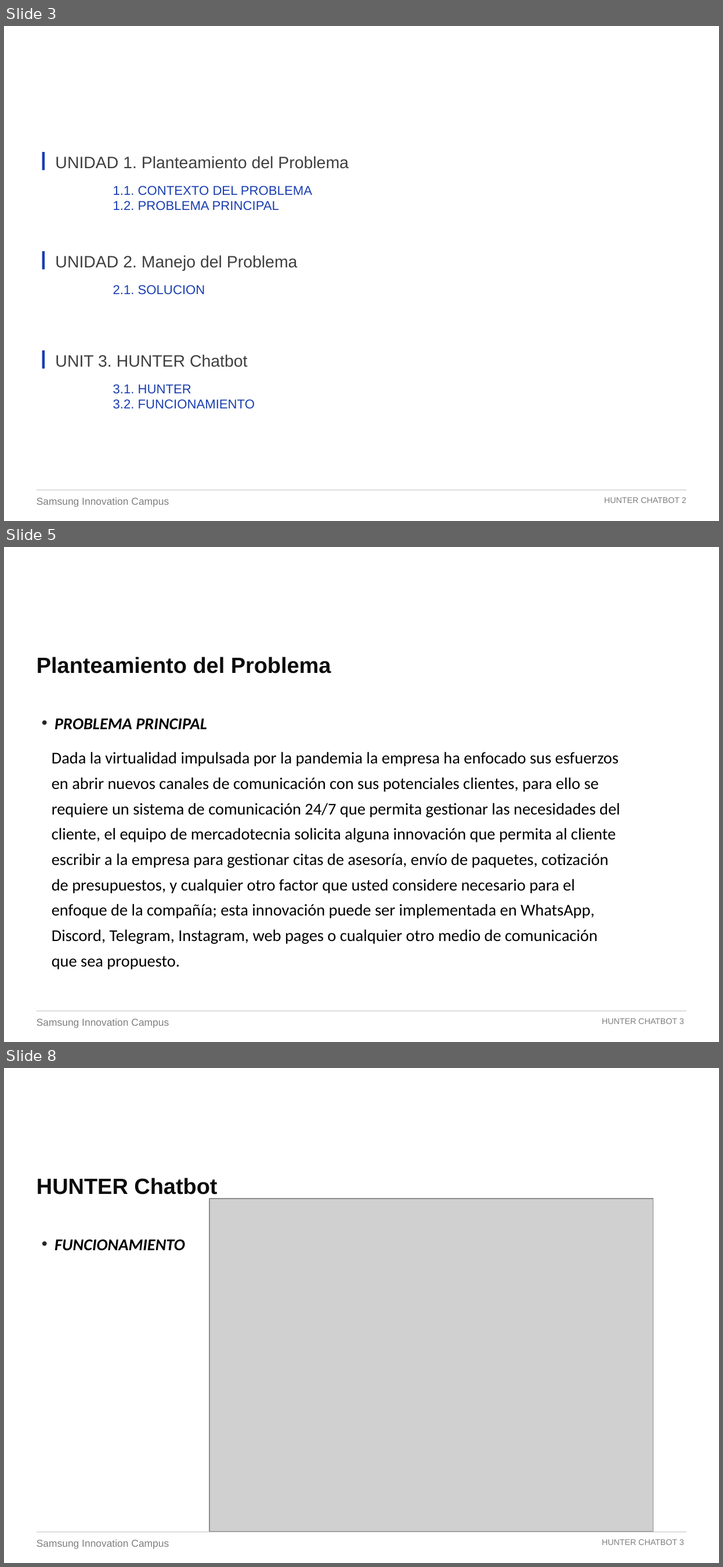
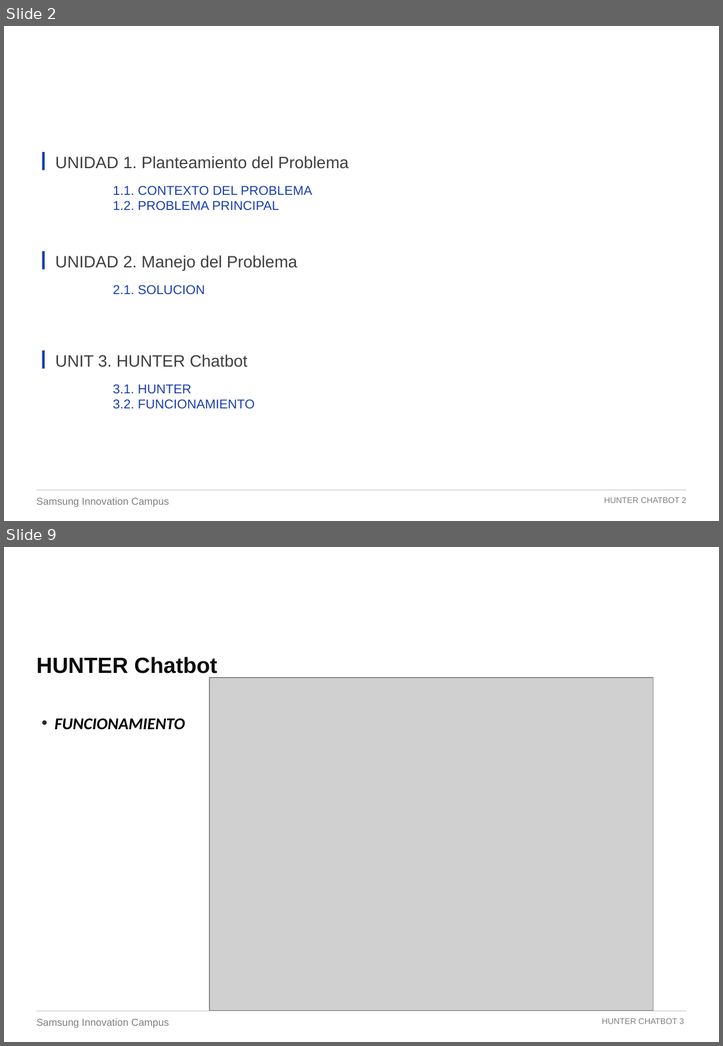
Before and after one commit to Profe-Jose-Burgos/Hunter, a slide deck: PPT HUNTER (1).pptx. Shown one above the other, each under a label of ours: slides 3, 5 and 8 before the commit, slides 2 and 9 after it; the slides between them are not shown. The pictures are 723x1567 and 723x1046 pixels, drawn with LibreOffice and Linux fonts; fonts in the diff are those of the drawing; grey boxes stand for pictures; background and template pictures are left out. Boxes give left, top, right and bottom in pixels: in the first picture for what was removed or moved away, otherwise in the second. Text is boxed around its words. In the diff, an @@ line names an element or a change of style, - is before the commit and + after.

```diff
--- a/PPT HUNTER (1).pptx
+++ b/PPT HUNTER (1).pptx
@@ slide 5 removed at <box>4,547,719,1042</box>, background picture (left out); not listed: 3 template elements that a slide beside it also shows @@
@@ text removed at <box>36,570,652,600</box> @@
-  HUNTER Chatbot
@@ title removed at <box>36,657,331,673</box> @@
-Planteamiento del Problema
@@ text removed at <box>52,718,620,969</box> @@
-• PROBLEMA PRINCIPAL
-Dada la virtualidad impulsada por la pandemia la empresa ha enfocado sus esfuerzos en abrir nuevos canales de comunicación con sus potenciales clientes, para ello se requiere un sistema de comunicación 24/7 que permita gestionar las necesidades del cliente, el equipo de mercadotecnia solicita alguna innovación que permita al cliente escribir a la empresa para gestionar citas de asesoría, envío de paquetes, cotización de presupuestos, y cualquier otro factor que usted considere necesario para el enfoque de la compañía; esta innovación puede ser implementada en WhatsApp, Discord, Telegram, Instagram, web pages o cualquier otro medio de comunicación que sea propuesto.
@@ what was slide 3 is now slide 2 @@
@@ what was slide 8 is now slide 9 @@
```
Also in this commit, not shown: 2 slides changed, 4 slides added, 2 other slides removed, 3 other files.
